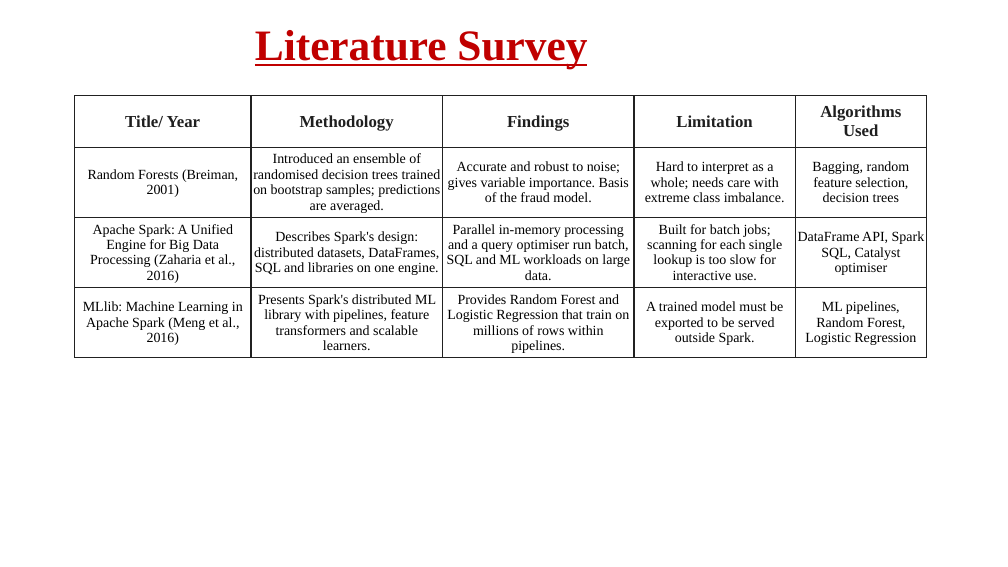
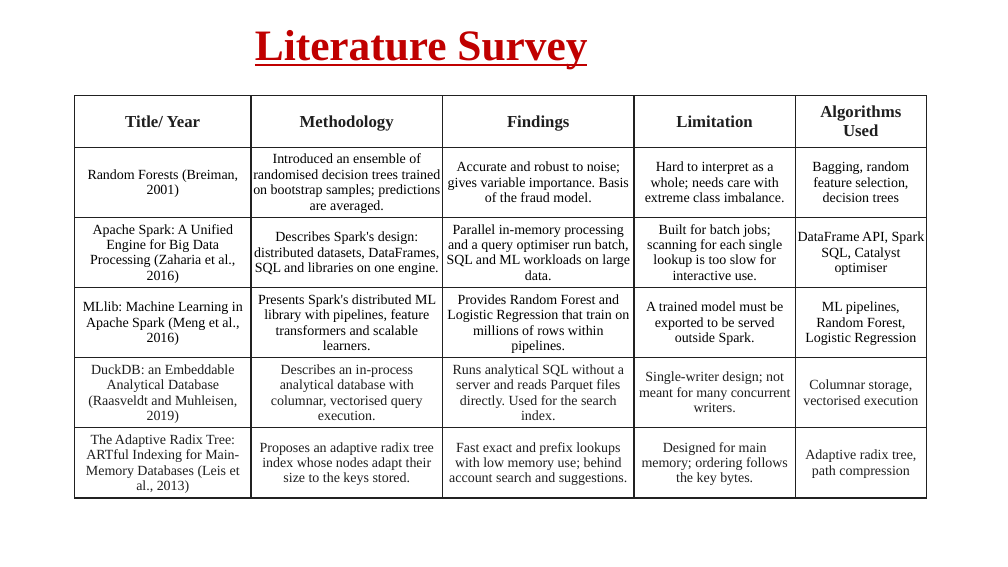
Before and after one commit to JayQuery-007/bank_transaction_analysis, a slide deck: slide 3 of docs/Mini_Project_Presentation.pptx. Drawn at 1008x567 pixels with LibreOffice and Linux fonts; fonts in the diff are those of the drawing; background and template pictures are left out. Boxes give left, top, right and bottom in pixels: in the first picture for what was removed or moved away, otherwise in the second. Text is boxed around its words. In the diff, an @@ line names an element or a change of style, - is before the commit and + after.

```diff
--- a/docs/Mini_Project_Presentation.pptx
+++ b/docs/Mini_Project_Presentation.pptx
@@ table at <box>75,96,926,497</box> @@
+row 5: DuckDB: an Embeddable Analytical Database (Raasveldt and Muhleisen, 2019) | Describes an in-process analytical database with columnar, vectorised query execution. | Runs analytical SQL without a server and reads Parquet files directly. Used for the search index. | Single-writer design; not meant for many concurrent writers. | Columnar storage, vectorised execution
+row 6: The Adaptive Radix Tree: ARTful Indexing for Main-Memory Databases (Leis et al., 2013) | Proposes an adaptive radix tree index whose nodes adapt their size to the keys stored. | Fast exact and prefix lookups with low memory use; behind account search and suggestions. | Designed for main memory; ordering follows the key bytes. | Adaptive radix tree, path compression
```
Also in this commit, not shown: 1 other slide changed, 2 slides removed, 4 other files.
